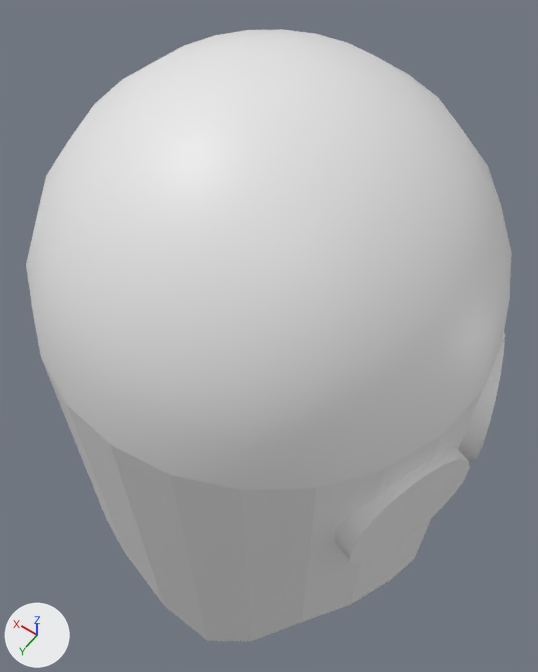
What one commit did to the FBX model Models/ghostpog.FBX.
Camera for both pictures: a 50 mm lens placed at (-0.332, 0.465, 1.127), pointed at (0.006, -0.008, 0.383). Lighting does not change. The marker at lower left points along +X, +Y and +Z. Where no turn or scale is listed for an object, it has been applied to the vertices.

Script lines for the objects in view, before the commit:
```python
me_mesh = bpy.data.meshes.new('Mesh')
me_mesh.from_pydata(...)  # 242 vertices, 472 faces; spans x -0.283..0.262, y -0.262..0.262, z -0.022..0.762
ob_ghost = bpy.data.objects.new('Ghost', me_mesh)
ob_ghost.location = (0.0, 0.0, 0.0)
```
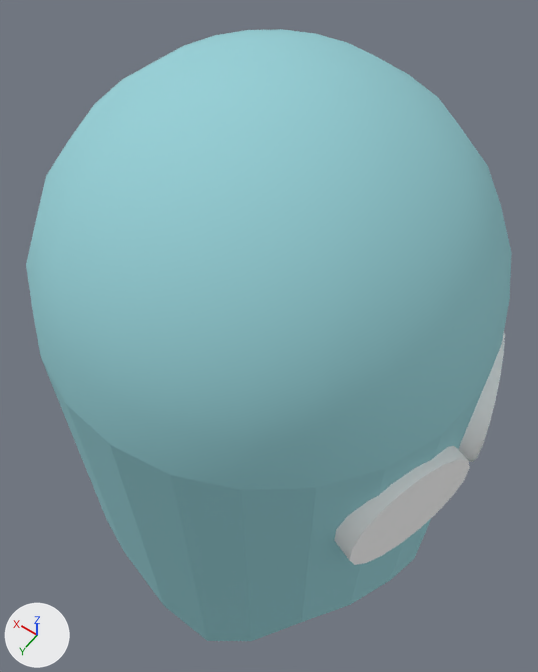
Pixel boxes [x1, y1, x2, y2] of what changed, in the pictures (538 x 672 px):
part 1 of me_mesh, recoloured (white to cyan): [26, 29, 512, 641] in both
part 2 of me_mesh, recoloured: [334, 334, 505, 565] in both

What the commit changed:
Material '08 - Default.001' (mat_08___default_001) is new.
Its base color is (0.969, 0.969, 0.969) (white #fbfbfb).
Its roughness is 0.859.
Material '08 - Default' (mat_08___default) is new.
Its base color is (0.302, 0.627, 0.675) (cyan #95cfd6).
Its roughness is 0.859.
me_mesh has 242 vertices, 472 faces and spans x -0.283..0.262, y -0.262..0.262, z -0.022..0.762.
me_mesh is used by ob_ghost; location (0.0, 0.0, 0.0).
me_mesh part 1: 368 of the faces centred in x -0.259..0.259, y -0.259..0.259, z 0.053..0.756 switch from no material to mat_08___default (cyan #95d0d6).
me_mesh part 2: 104 of the faces centred in x -0.282..-0.206, y -0.169..0.169, z 0.292..0.456 switch from no material to mat_08___default_001 (white #fbfbfb).
